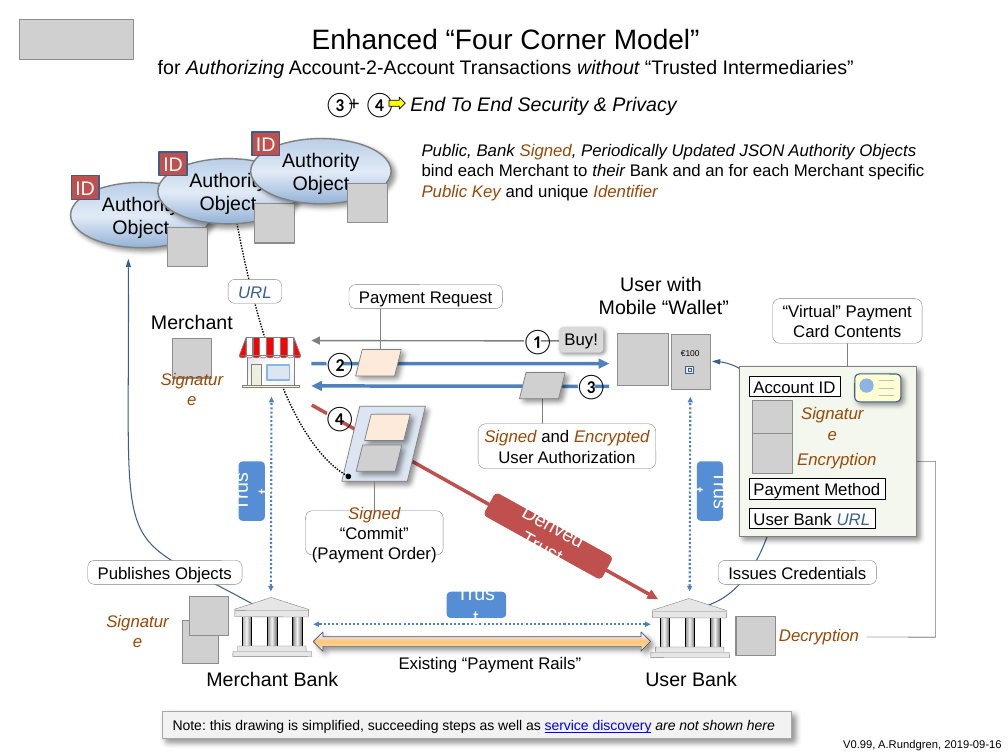
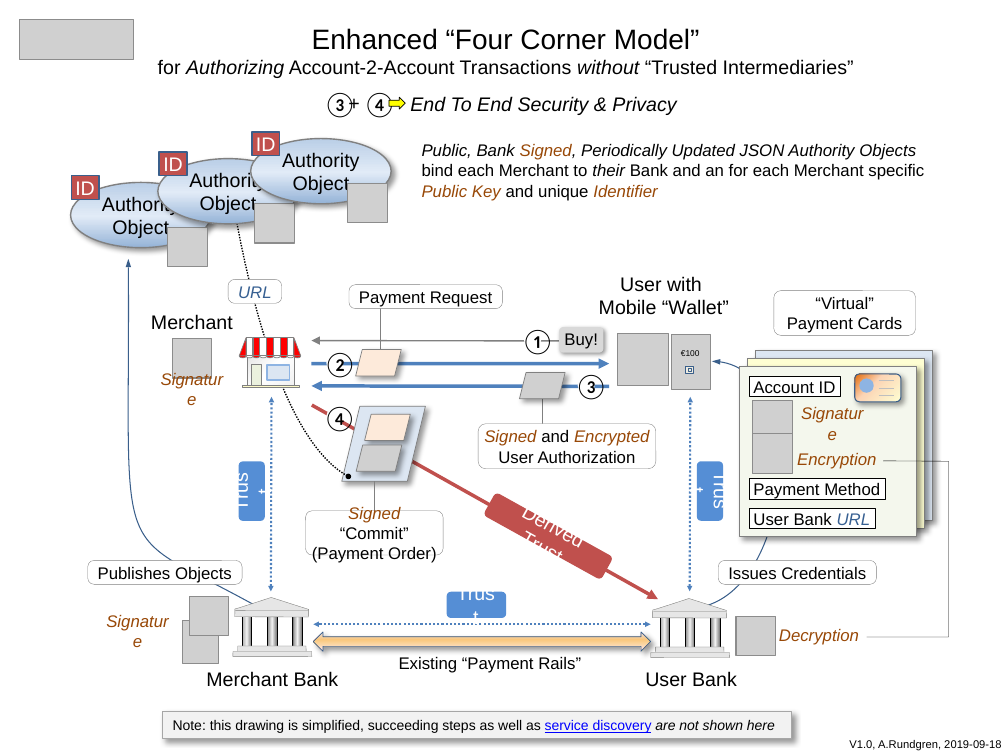
Before and after one commit to cyberphone/doc, a slide deck: slide 1 of saturn/enhanced-four-corner-model.pptx. Drawn at 1008x756 pixels with LibreOffice and Linux fonts; fonts in the diff are those of the drawing; grey boxes stand for pictures. Boxes give left, top, right and bottom in pixels: in the first picture for what was removed or moved away, otherwise in the second. Text is boxed around its words. In the diff, an @@ line names an element or a change of style, - is before the commit and + after.

```diff
--- a/saturn/enhanced-four-corner-model.pptx
+++ b/saturn/enhanced-four-corner-model.pptx
@@ rounded rectangle "“Virtual” Payment Cards": place and size @@
-rounded rectangle "“Virtual” Payment Cards" at bbox=[773, 298, 922, 343]
+rounded rectangle "“Virtual” Payment Cards" at bbox=[774, 290, 916, 335]
@@ text in rounded rectangle at bbox=[787, 297, 903, 333]: text changed @@
-“Virtual” Payment
-Card Contents
+“Virtual”
+Payment Cards
@@ rectangle added at bbox=[747, 359, 924, 529], fill #FEFED2, outline #808080 0.5 pt @@
@@ rectangle added at bbox=[755, 351, 932, 521], fill #DCE6F2, outline #808080 0.5 pt @@
@@ line removed from (848, 387) to (848, 344) @@
@@ rounded rectangle at bbox=[855, 374, 901, 402]: fill #FEFED2 to gradient #FEFED2 to #FCD5B5 to #E46C0A @@
@@ freeform shape: place and size @@
-freeform shape at bbox=[867, 462, 935, 637]
+freeform shape at bbox=[867, 461, 949, 637]
@@ left right arrow at bbox=[313, 632, 651, 651]: fill gradient #FBEAC7 to #FEE7F2 to #FAC77D to #FBD49C to gradient #E6E0EC to #FAC77D to #FBD49C to #FEE7F2 @@
@@ text at bbox=[849, 740, 1001, 751]: text changed @@
-V0.99, A.Rundgren, 2019-09-16
+V1.0, A.Rundgren, 2019-09-18
```
Also in this commit, not shown: 1 other file.
